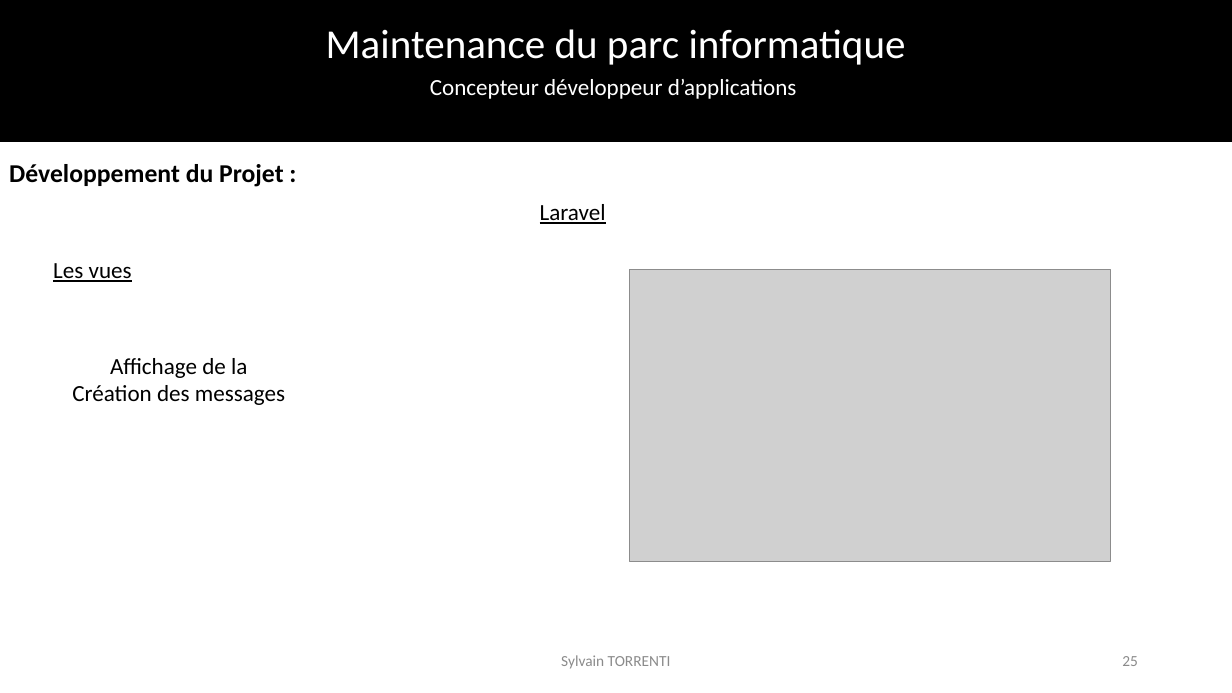
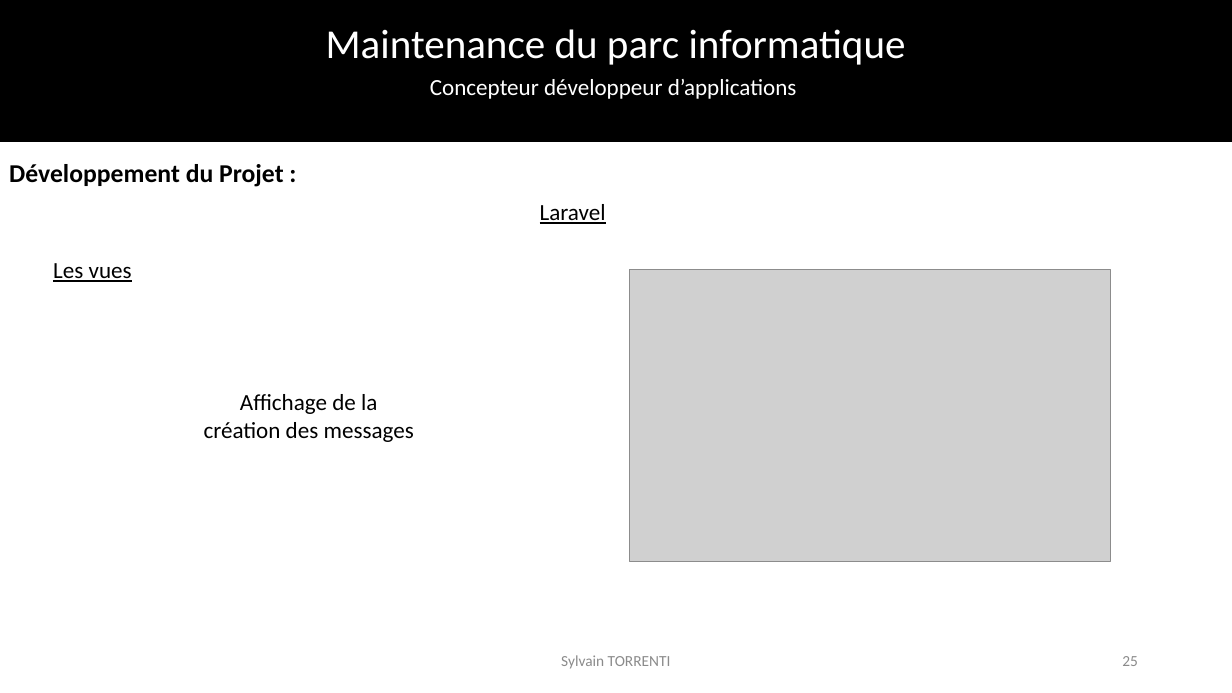
Before and after one commit to SylvainTorrenti/Fil_Rouge, a slide deck: slide 25 of presentation/Presentation epcf.pptx. Drawn at 1232x693 pixels with LibreOffice and Linux fonts; fonts in the diff are those of the drawing; grey boxes stand for pictures; background and template pictures are left out. Boxes give left, top, right and bottom in pixels: in the first picture for what was removed or moved away, otherwise in the second. Text is boxed around its words. In the diff, an @@ line names an element or a change of style, - is before the commit and + after.

```diff
--- a/presentation/Presentation epcf.pptx
+++ b/presentation/Presentation epcf.pptx
@@ text "Affichage de la" moved from (x1=72, y1=358, x2=285, y2=405) to (x1=204, y1=394, x2=414, y2=442) @@
@@ text at (x1=204, y1=422, x2=414, y2=442): text changed @@
-Création des messages
+création des messages
```
Also in this commit, not shown: 34 other slides changed.
